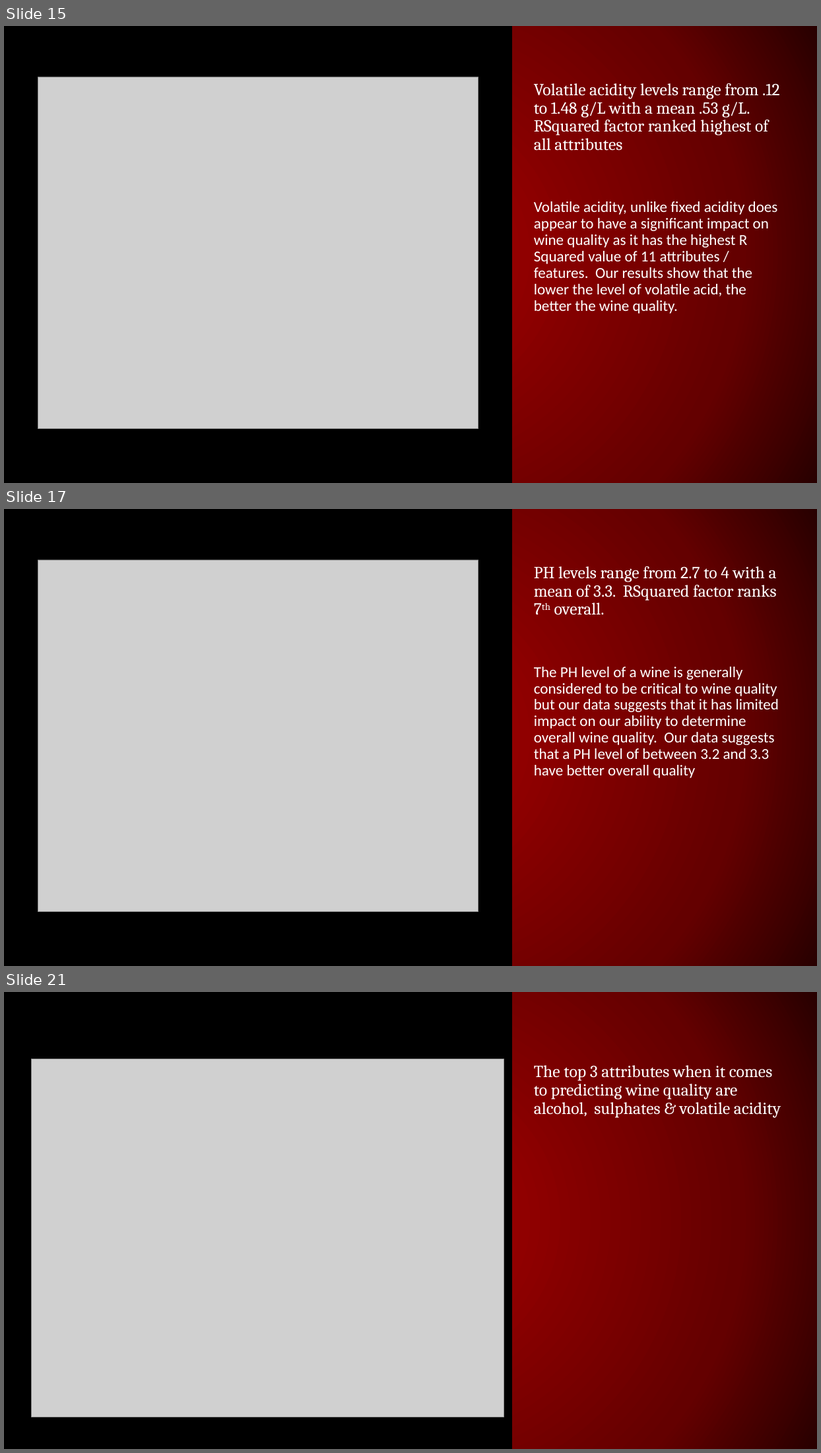
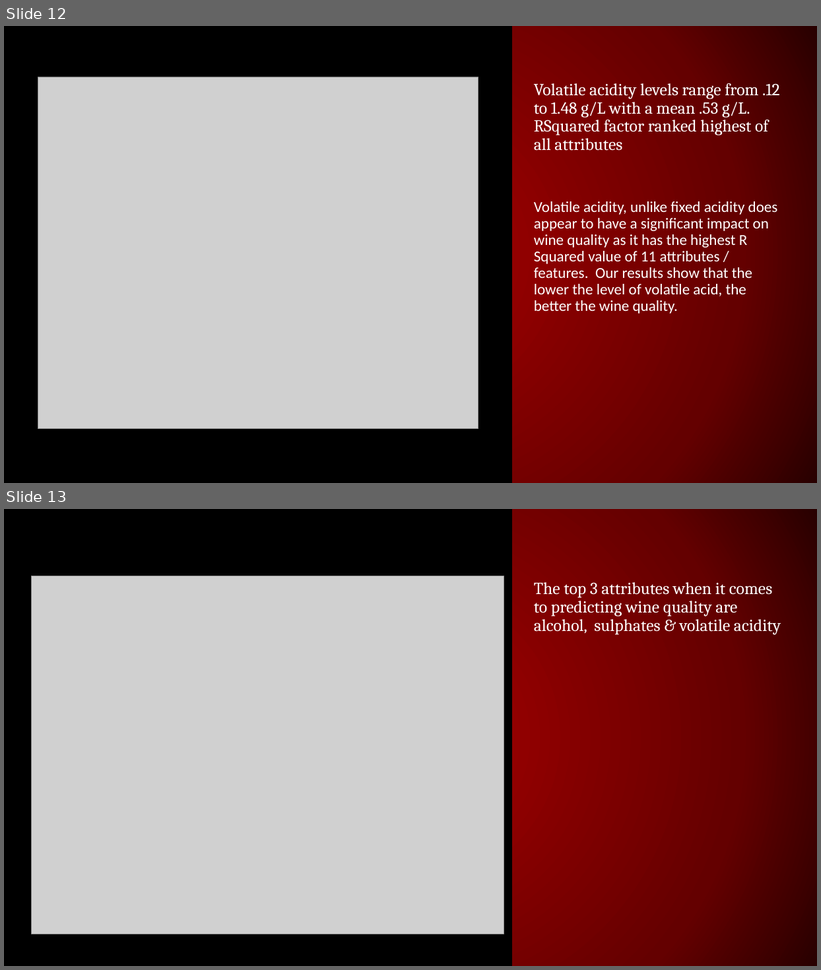
Before and after one commit to cselleck/final_project, a slide deck: Final_project_ppt_presentation.pptx. Shown one above the other, each under a label of ours: slides 15, 17 and 21 before the commit, slides 12 and 13 after it; the slides between them are not shown. The pictures are 821x1453 and 821x970 pixels, drawn with LibreOffice and Linux fonts; fonts in the diff are those of the drawing; grey boxes stand for pictures. Boxes give left, top, right and bottom in pixels: in the first picture for what was removed or moved away, otherwise in the second. Text is boxed around its words. In the diff, an @@ line names an element or a change of style, - is before the commit and + after.

```diff
--- a/Final_project_ppt_presentation.pptx
+++ b/Final_project_ppt_presentation.pptx
@@ slide 17 removed at (x1=4, y1=509, x2=817, y2=966), background gradient #960000 to #650000 to #290000; not listed: 1 template element that a slide beside it also shows @@
@@ picture removed at (x1=38, y1=560, x2=479, y2=912) @@
@@ text removed at (x1=534, y1=566, x2=779, y2=778) @@
-PH levels range from 2.7 to 4 with a mean of 3.3. RSquared factor ranks 7th overall.
-The PH level of a wine is generally considered to be critical to wine quality but our data suggests that it has limited impact on our ability to determine overall wine quality. Our data suggests that a PH level of between 3.2 and 3.3 have better overall quality
@@ what was slide 15 is now slide 12 @@
@@ what was slide 21 is now slide 13 @@
```
Also in this commit, not shown: 7 other slides removed, 3 other files.
